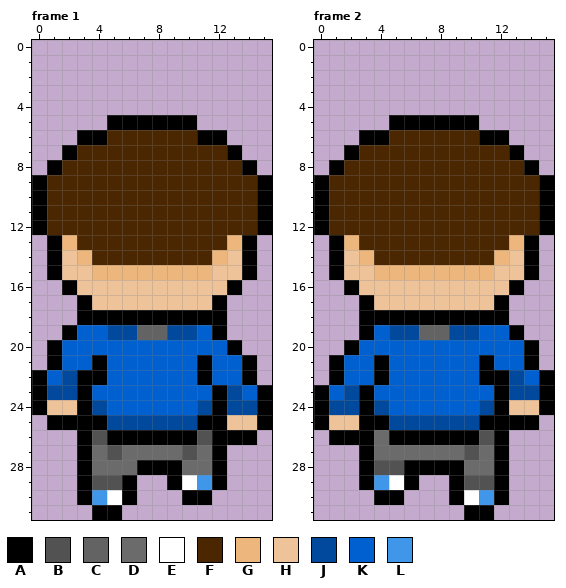
Edited in one commit: pixel-art file (Assets/Sprites/Player/NEW PLAYER/player_walk_back.aseprite). Above: the version before the commit.
16x32 pixels, 2 frames. Colours within 5 levels of each other are drawn and written as one. Shown: frame 1, frame 2.
Palette (. is transparent): A #000000  B #525252  C #636363  D #6b6b6b  E #ffffff  F #4a2700  G #edb67c  H #eec39a  J #00499c  K #0060cf  L #4097ea
Pixels before, frame 1, first column x 0:
 5 .....AAAAAA.....
 6 ...AAFFFFFFAA...
 7 ..AFFFFFFFFFFA..
 8 .AFFFFFFFFFFFFA.
 9 AFFFFFFFFFFFFFFA
10 AFFFFFFFFFFFFFFA
11 AFFFFFFFFFFFFFFA
12 AFFFFFFFFFFFFFFA
13 .AGFFFFFFFFFFGA.
14 .AHGFFFFFFFFGHA.
15 .AHHGGGGGGGGHHA.
16 ..AHHHHHHHHHHA..
17 ...AHHHHHHHHA...
18 ...AAAAAAAAAA...
19 ..AKKJJCCJJKA...
20 .AKKKKKKKKKKKA..
21 .AKKAKKKKKKAKKA.
22 AKJAAKKKKKKAKKA.
23 AJJAKKKKKKKKAJKA
24 AHHAJKKKKKKJAJJA
25 .AAAAJJJJJJAAHHA
26 ...ABAAAAAABAAA.
27 ...ADBDDDDBDA...
28 ...ADDDAAADDA...
29 ...ABBA..AELA...
30 ...ALEA...AA....
31 ....AA..........
Pixels before, frame 2, first column x 0:
 5 .....AAAAAA.....
 6 ...AAFFFFFFAA...
 7 ..AFFFFFFFFFFA..
 8 .AFFFFFFFFFFFFA.
 9 AFFFFFFFFFFFFFFA
10 AFFFFFFFFFFFFFFA
11 AFFFFFFFFFFFFFFA
12 AFFFFFFFFFFFFFFA
13 .AGFFFFFFFFFFGA.
14 .AHGFFFFFFFFGHA.
15 .AHHGGGGGGGGHHA.
16 ..AHHHHHHHHHHA..
17 ...AHHHHHHHHA...
18 ...AAAAAAAAAA...
19 ...AKJJCCJJKKA..
20 ..AKKKKKKKKKKKA.
21 .AKKAKKKKKKAKKA.
22 .AKKAKKKKKKAAJKA
23 AKJAKKKKKKKKAJJA
24 AJJAJKKKKKKJAHHA
25 AHHAAJJJJJJAAAA.
26 .AAADAAAAAABA...
27 ...ADDDDDDBDA...
28 ...ABBAAAADDA...
29 ...ALEA..ABBA...
30 ....AA...AELA...
31 ..........AA....
The same view after the edit:
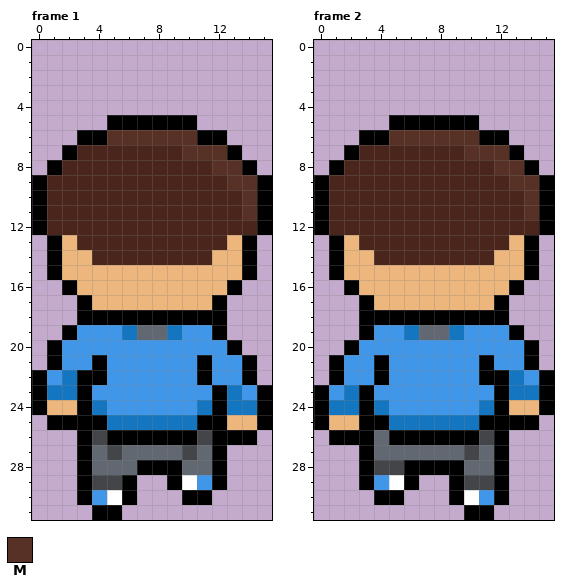
Colours new in this view: M #583126
The commit says: added back a few sprites and remade player color
What changed:
colour B: #525252 -> #434549
colour D: #6b6b6b -> #626871
colour F: #4a2700 -> #49251c
colour J: #00499c -> #1476c0
Frame 1:
y 6: x 5..10 FFFFFF -> MMMMMM
y 7: x 10..12 FFF -> MMM
y 8: x 12..13 FF -> MM
y 9: x 13..14 FF -> MM
y 10..11: x 14 F -> M
y 14: x 2 H -> G; x 13 H -> G
y 15: x 2..3 HH -> GG; x 12..13 HH -> GG
y 16: x 3..12 HHHHHHHHHH -> GGGGGGGGGG
y 17: x 4..11 HHHHHHHH -> GGGGGGGG
y 19: x 3..5 KKJ -> LLL; x 7..8 CC -> DD; x 10..11 JK -> LL
y 20: x 2..12 KKKKKKKKKKK -> LLLLLLLLLLL
y 21: x 2..3 KK -> LL; x 5..10 KKKKKK -> LLLLLL; x 12..13 KK -> LL
y 22: x 1 K -> L; x 5..10 KKKKKK -> LLLLLL; x 12..13 KK -> LL
y 23: x 4..11 KKKKKKKK -> LLLLLLLL; x 14 K -> L
y 24: x 1..2 HH -> GG; x 5..10 KKKKKK -> LLLLLL
y 25: x 13..14 HH -> GG
Frame 2:
y 6: x 5..10 FFFFFF -> MMMMMM
y 7: x 10..12 FFF -> MMM
y 8: x 12..13 FF -> MM
y 9: x 13..14 FF -> MM
y 10..11: x 14 F -> M
y 14: x 2 H -> G; x 13 H -> G
y 15: x 2..3 HH -> GG; x 12..13 HH -> GG
y 16: x 3..12 HHHHHHHHHH -> GGGGGGGGGG
y 17: x 4..11 HHHHHHHH -> GGGGGGGG
y 19: x 4..5 KJ -> LL; x 7..8 CC -> DD; x 10..12 JKK -> LLL
y 20: x 3..13 KKKKKKKKKKK -> LLLLLLLLLLL
y 21: x 2..3 KK -> LL; x 5..10 KKKKKK -> LLLLLL; x 12..13 KK -> LL
y 22: x 2..3 KK -> LL; x 5..10 KKKKKK -> LLLLLL; x 14 K -> L
y 23: x 1 K -> L; x 4..11 KKKKKKKK -> LLLLLLLL
y 24: x 5..10 KKKKKK -> LLLLLL; x 13..14 HH -> GG
y 25: x 1..2 HH -> GG
